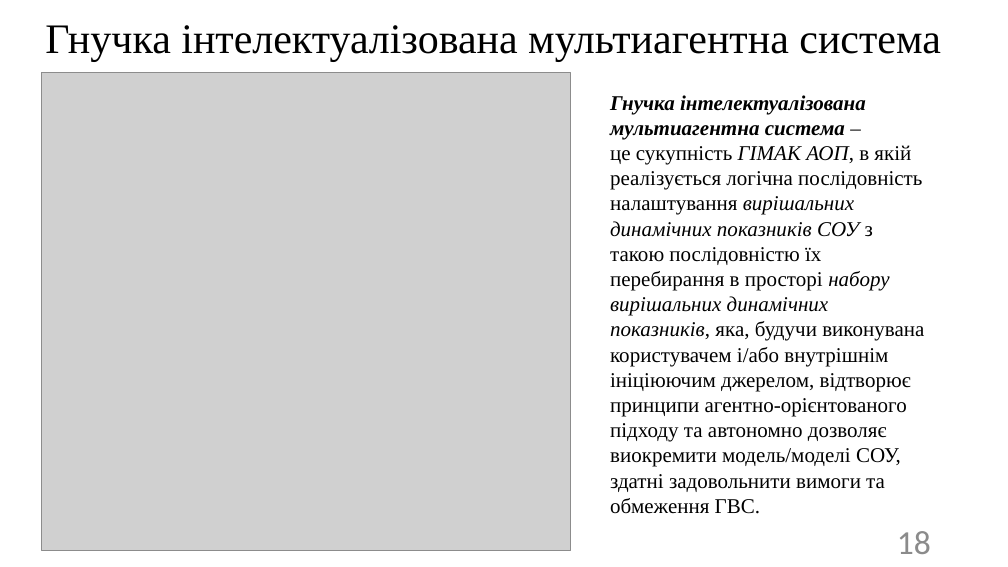
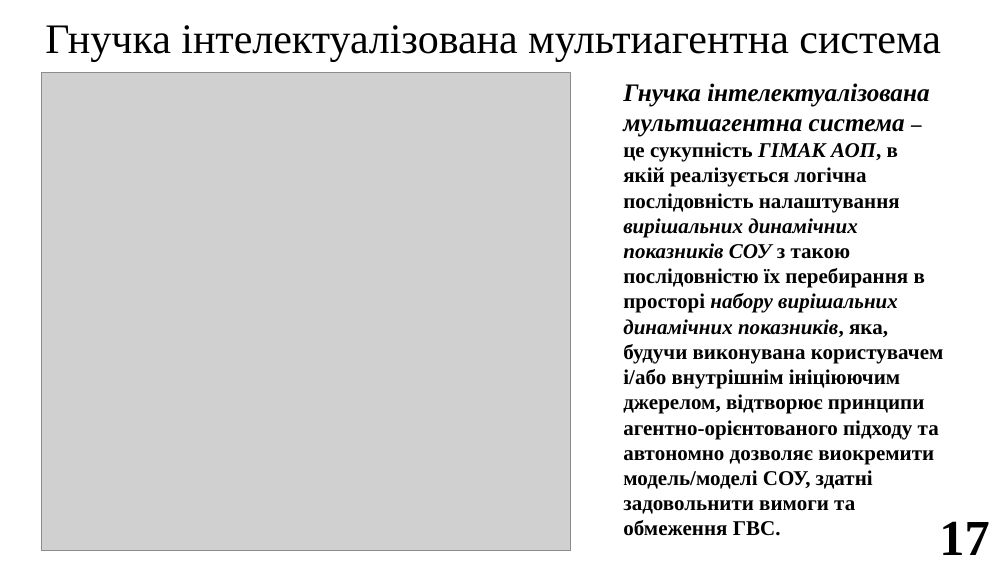
Before and after one commit to SPS-ik/diss, a slide deck: slide 17 of !pres.pptx (slide 18 before the commit). Drawn at 1008x567 pixels with LibreOffice and Linux fonts; fonts in the diff are those of the drawing; grey boxes stand for pictures. Boxes give left, top, right and bottom in pixels: in the first picture for what was removed or moved away, otherwise in the second. Text is boxed around its words. In the diff, an @@ line names an element or a change of style, - is before the commit and + after.

```diff
--- a/!pres.pptx
+++ b/!pres.pptx
@@ text "Гнучка інтелектуалізована мультиагентна система –": place and size @@
-text "Гнучка інтелектуалізована мультиагентна система –" at (610,95,924,514)
+text "Гнучка інтелектуалізована мультиагентна система –" at (623,83,944,536)
@@ text "Гнучка інтелектуалізована мультиагентна система –" at (623,83,944,536): size 20 to 24 pt in "Гнучка інтелектуалізована мультиагентна система"; bold on in "–", "це сукупність ГІМАК АОП, в якій реалізується ..." @@
@@ page number removed at (897,531,931,554) @@
-18
@@ page number added at (939,521,989,555), 48 pt, text #000000, bold @@
+17
```
Also in this commit, not shown: 28 other slides changed, 1 slide added, 1 slide removed.
